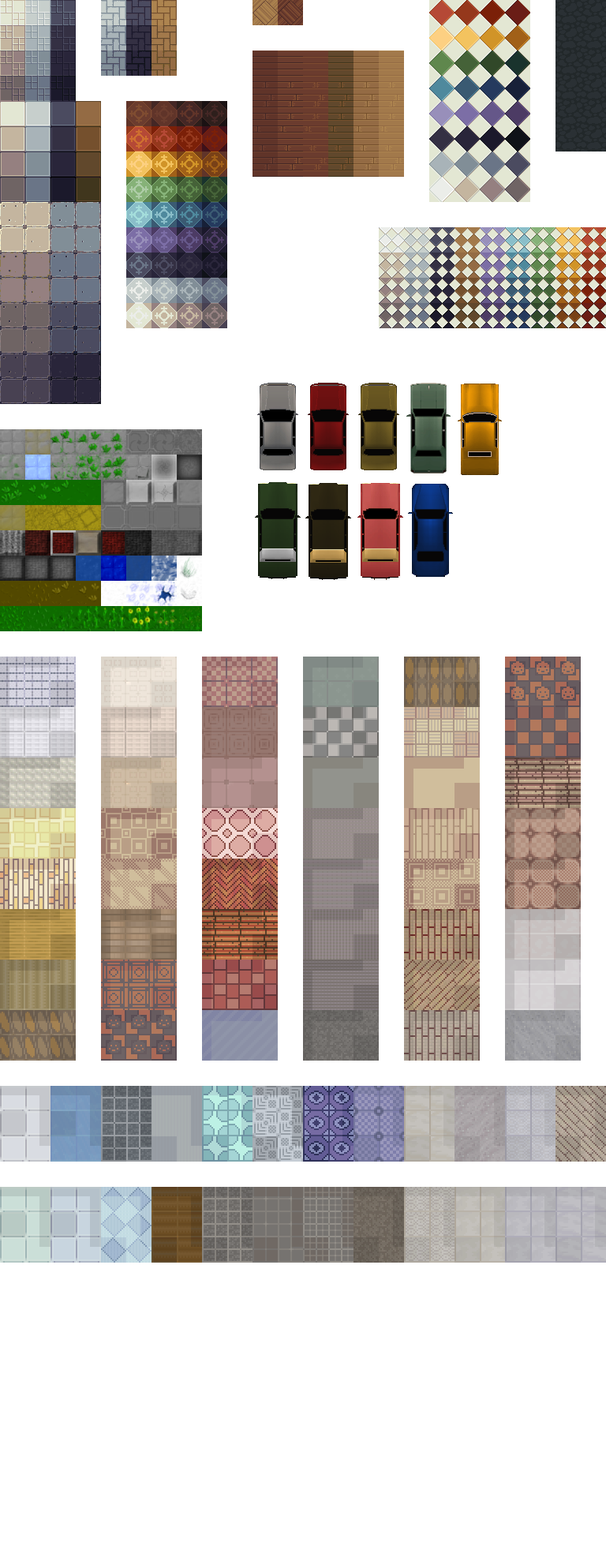
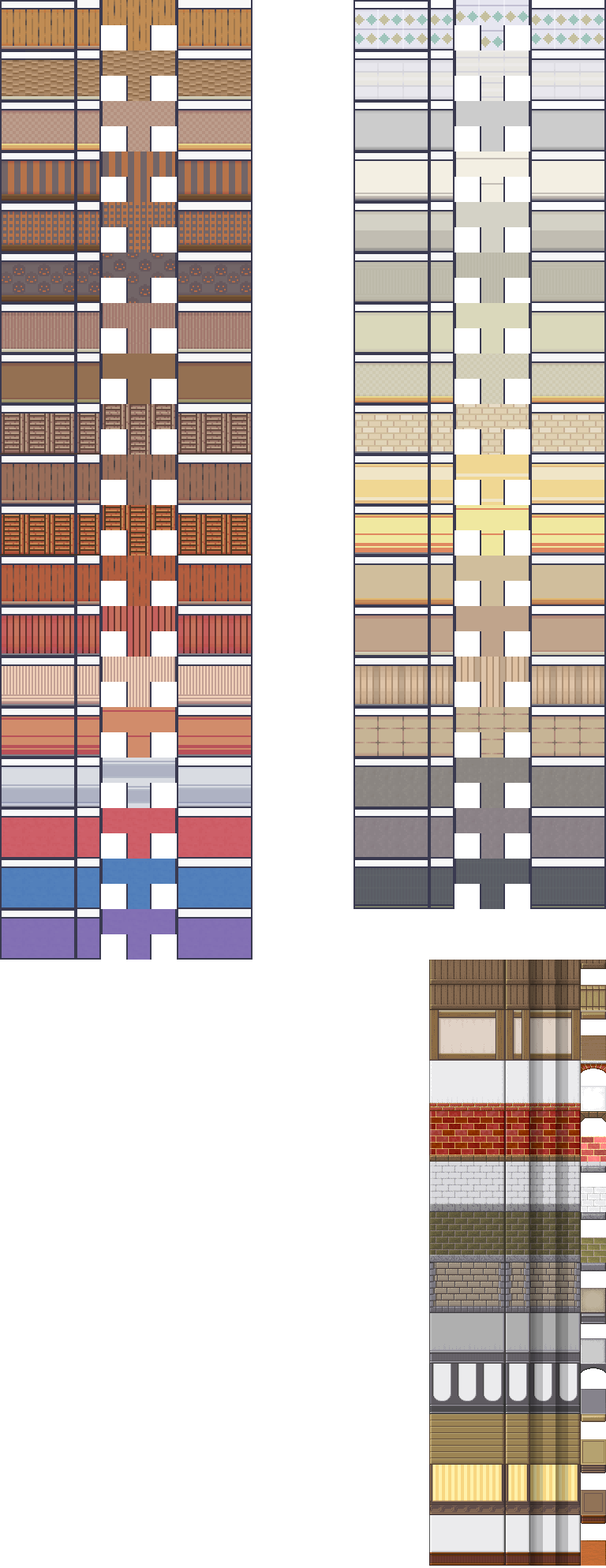
Layers edited between the first and the second w=606, h=1568 image:
removed layer "Ebene 6" over [404,1085,506,1263]
removed layer "Ebene 5" over [505,1085,606,1263]
removed layer "Ebene 4" over [0,1085,405,1263]
moved "Ebene 2" above "Ebene 3", painted on it over [0,0,606,1061]
painted on "Ebene 3" over [0,0,581,1061]
painted on "Ebene 1" over [0,0,606,1566]
